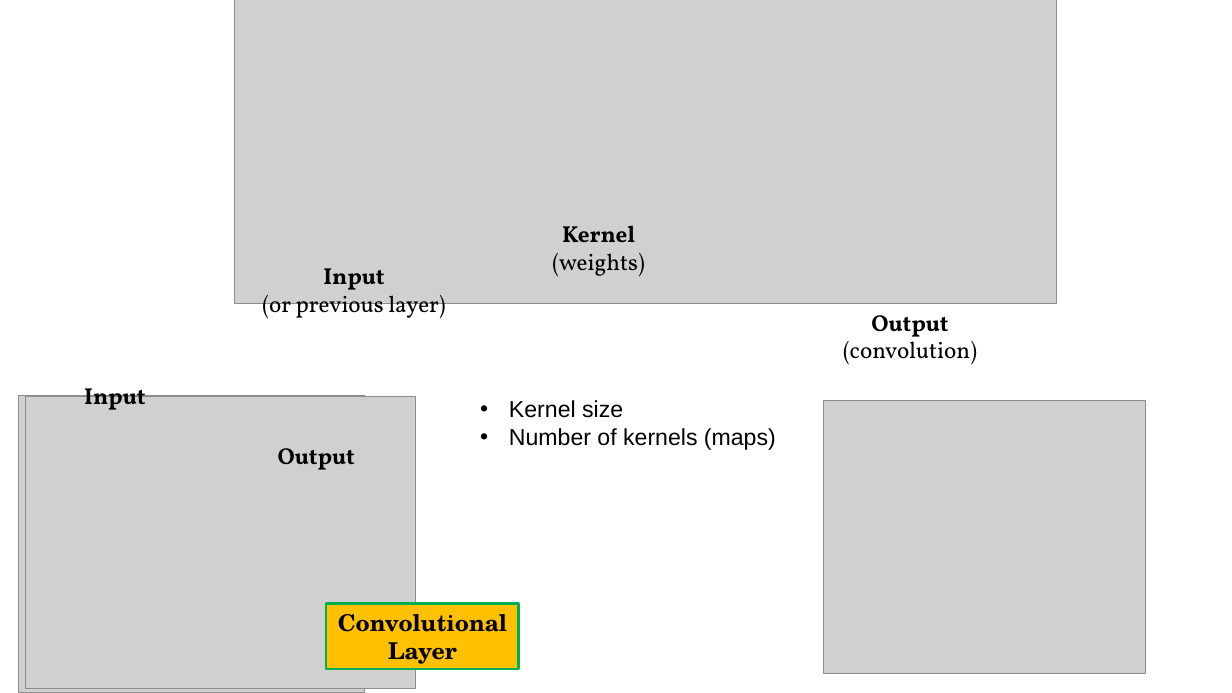
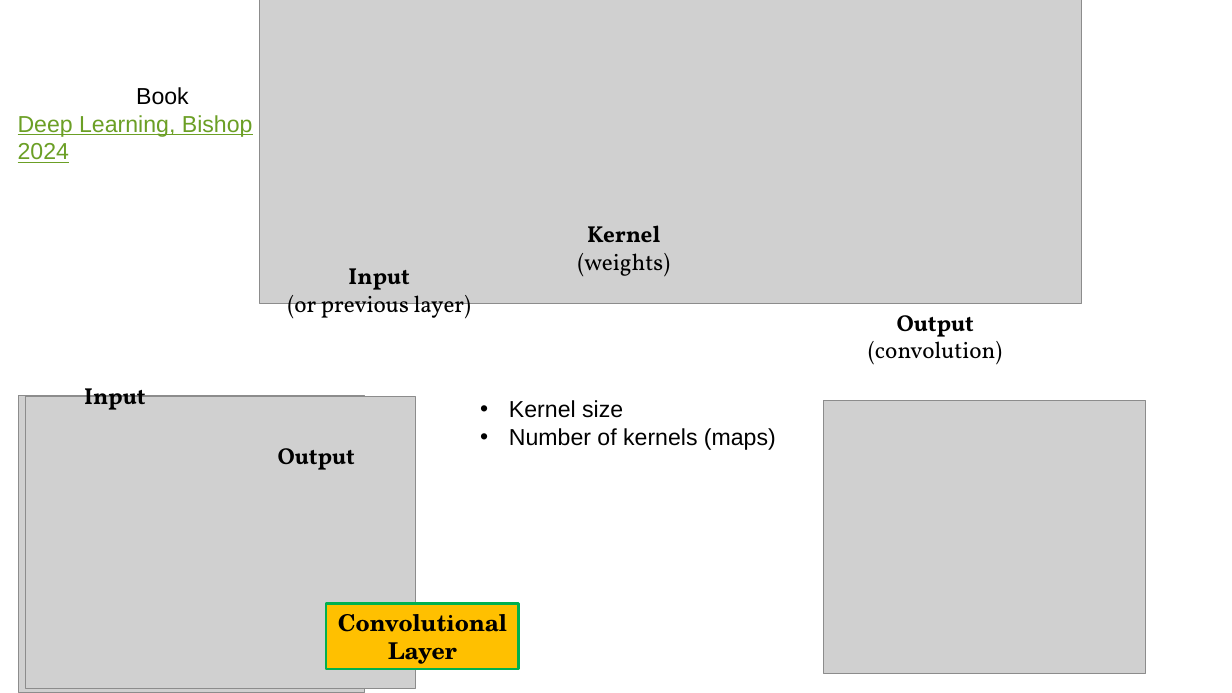
Before and after one commit to Nemenick/FCA_DeepNeuralNework-with-TensorFlow, a slide deck: slide 4 of _SNS_DeepNeuralNework with TensorFlow_lezione.pptx. Drawn at 1232x693 pixels with LibreOffice and Linux fonts; fonts in the diff are those of the drawing; grey boxes stand for pictures. Boxes give left, top, right and bottom in pixels: in the first picture for what was removed or moved away, otherwise in the second. Text is boxed around its words. In the diff, an @@ line names an element or a change of style, - is before the commit and + after.

Commit message:
Convolutional

```diff
--- a/_SNS_DeepNeuralNework with TensorFlow_lezione.pptx
+++ b/_SNS_DeepNeuralNework with TensorFlow_lezione.pptx
@@ text added at bbox=[18, 87, 253, 163], 18 pt, text #6B9F25, underline @@
+Book
+Deep Learning, Bishop 2024
@@ 3 texts, 1 picture: place and size @@
-3 texts, 1 picture at bbox=[235, 0, 1057, 365]
+3 texts, 1 picture at bbox=[260, 0, 1082, 365]
```
Also in this commit, not shown: 2 other files.
